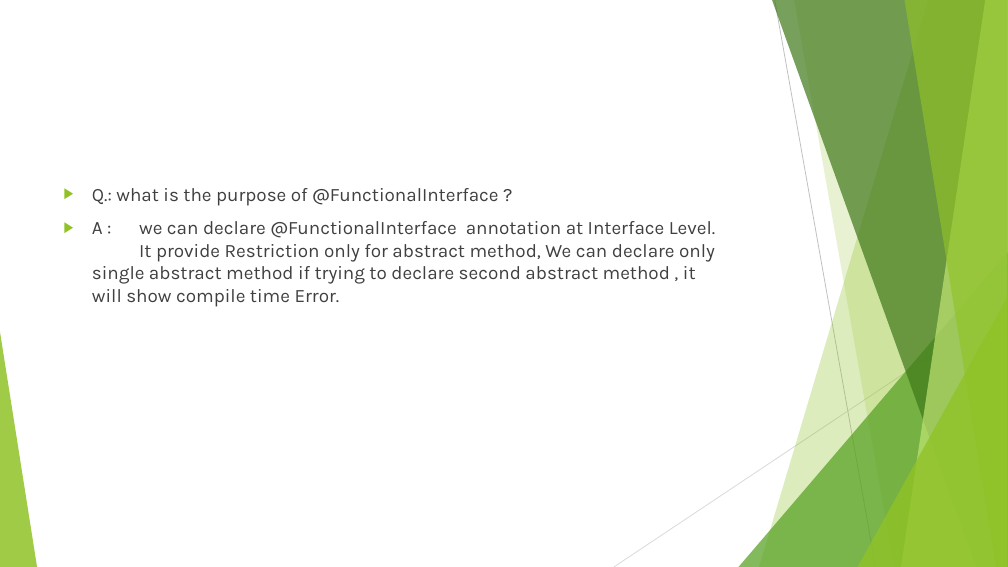
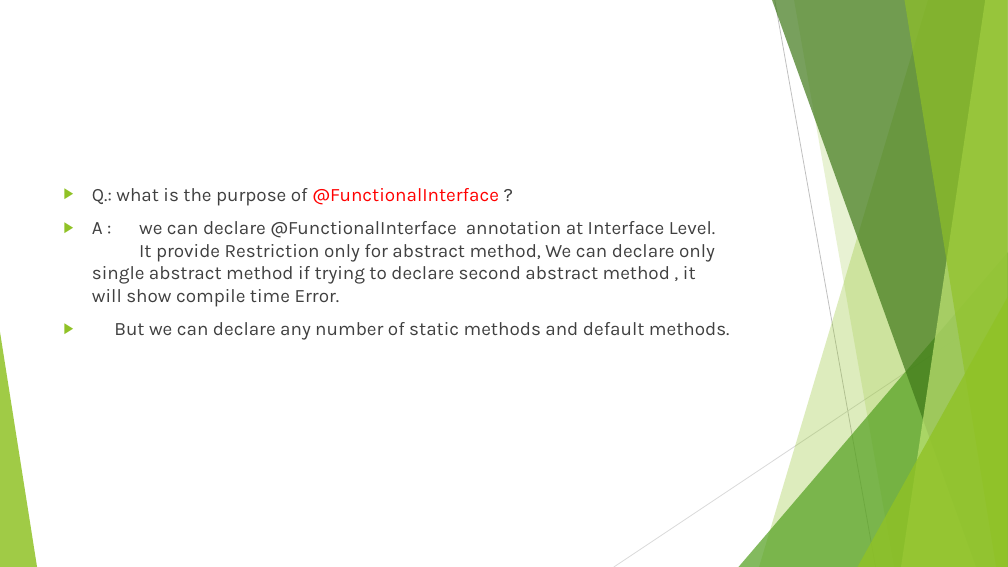
Before and after one commit to sumitMultani/JAVA8, a slide deck: slide 5 of JAVA8 NEW FEATURES.pptx. Drawn at 1008x567 pixels with LibreOffice and Linux fonts; fonts in the diff are those of the drawing. Boxes give left, top, right and bottom in pixels: in the first picture for what was removed or moved away, otherwise in the second. Text is boxed around its words. In the diff, an @@ line names an element or a change of style, - is before the commit and + after.

```diff
--- a/JAVA8 NEW FEATURES.pptx
+++ b/JAVA8 NEW FEATURES.pptx
@@ text at (92, 188, 499, 206): text colour #404040 to #FF0000 in "@FunctionalInterface" @@
@@ text at (114, 322, 730, 340): paragraph added @@
+▶ But we can declare any number of static methods and default methods.
```
Also in this commit, not shown: 5 other slides changed.
